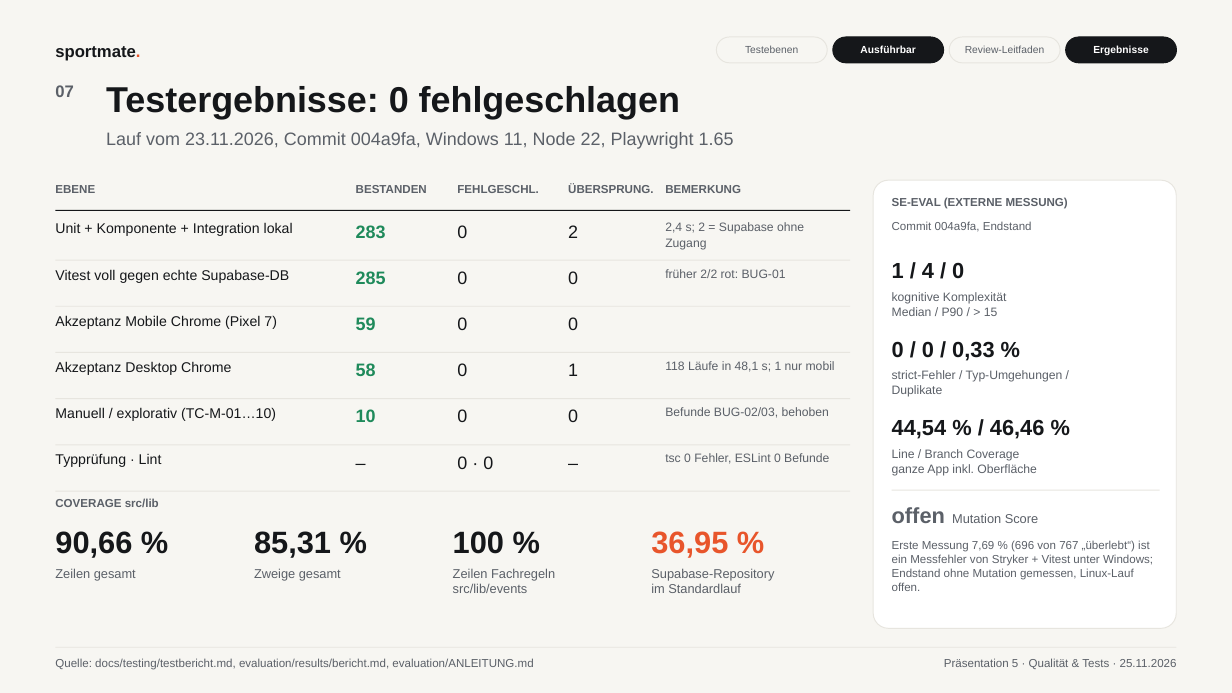
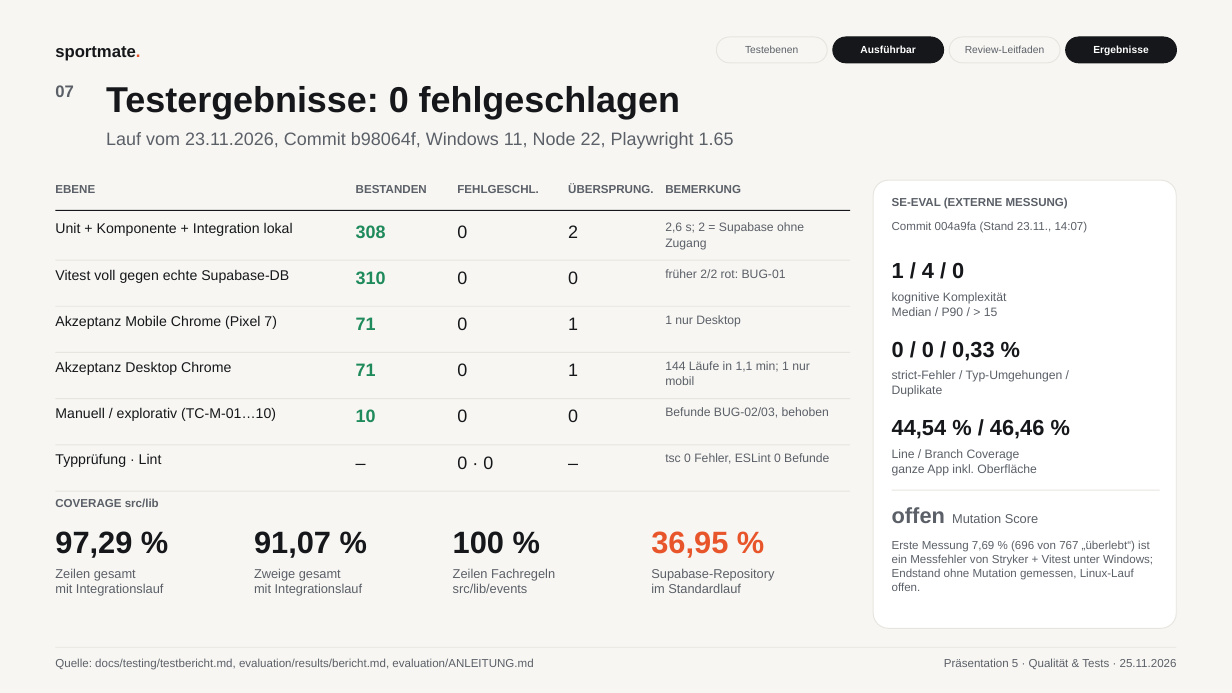
Before and after one commit to Paulo-Temme/SportMate, a slide deck: slide 7 of abgabe/praesentation-5/SportMate_P5_Qualitaet_und_Tests.pptx. Drawn at 1232x693 pixels with LibreOffice and Linux fonts; fonts in the diff are those of the drawing. Boxes give left, top, right and bottom in pixels: in the first picture for what was removed or moved away, otherwise in the second. Text is boxed around its words. In the diff, an @@ line names an element or a change of style, - is before the commit and + after.

```diff
--- a/abgabe/praesentation-5/SportMate_P5_Qualitaet_und_Tests.pptx
+++ b/abgabe/praesentation-5/SportMate_P5_Qualitaet_und_Tests.pptx
@@ text at (106,132,734,149): text changed @@
-Lauf vom 23.11.2026, Commit 004a9fa, Windows 11, Node 22, Playwright 1.65
+Lauf vom 23.11.2026, Commit b98064f, Windows 11, Node 22, Playwright 1.65
@@ text at (356,225,386,238): text changed @@
-283
+308
@@ text at (665,222,804,250): text changed @@
-2,4 s; 2 = Supabase ohne Zugang
+2,6 s; 2 = Supabase ohne Zugang
@@ text at (892,221,1088,233): text changed @@
-Commit 004a9fa, Endstand
+Commit 004a9fa (Stand 23.11., 14:07)
@@ text at (356,271,386,284): text changed @@
-285
+310
@@ text at (356,317,376,330): text changed @@
-59
+71
@@ text at (568,317,578,330): text changed @@
-0
+1
@@ text added at (665,315,741,327), 9.5 pt, text #5B6068 @@
+1 nur Desktop
@@ text at (356,363,376,376): text changed @@
-58
+71
@@ text at (665,361,810,385): text changed @@
-118 Läufe in 48,1 s; 1 nur mobil
+144 Läufe in 1,1 min; 1 nur mobil
@@ text at (55,531,132,558): text changed @@
-90,66 %
+97,29 %
@@ text at (254,531,331,558): text changed @@
-85,31 %
+91,07 %
@@ text at (55,568,163,596): text changed @@
-Zeilen gesamt
+Zeilen gesamt
+mit Integrationslauf
@@ text at (254,568,362,596): text changed @@
-Zweige gesamt
+Zweige gesamt
+mit Integrationslauf
```
Also in this commit, not shown: 4 other slides changed, 3 other files.
